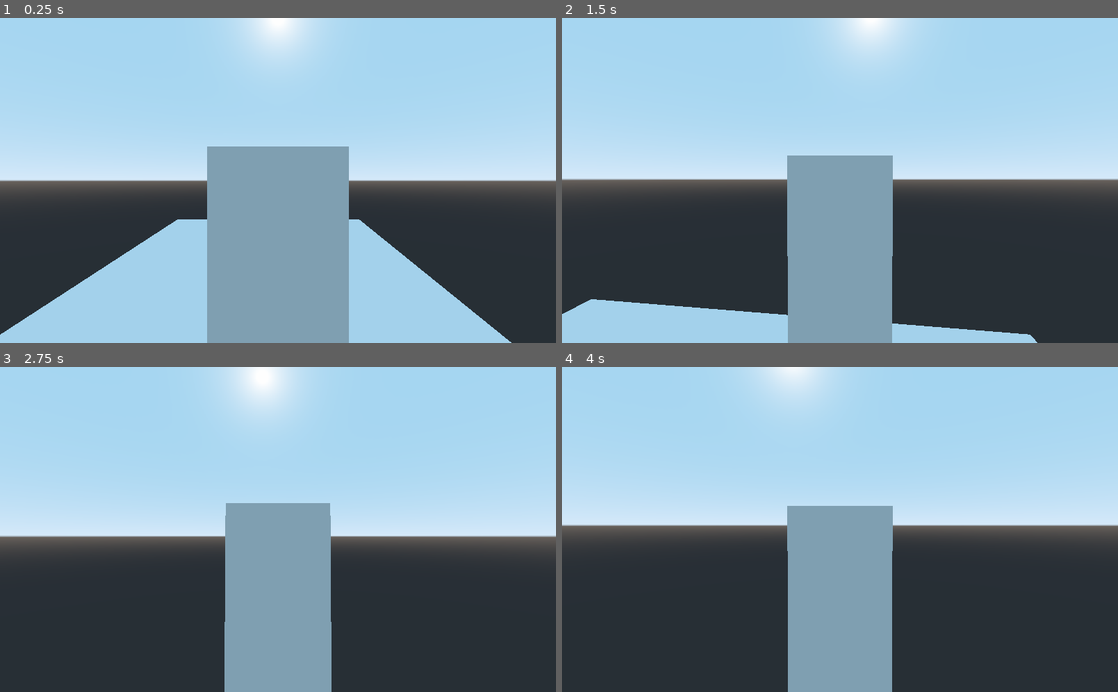
Above: before the commit, frames 1-4 (two rows, left to right).
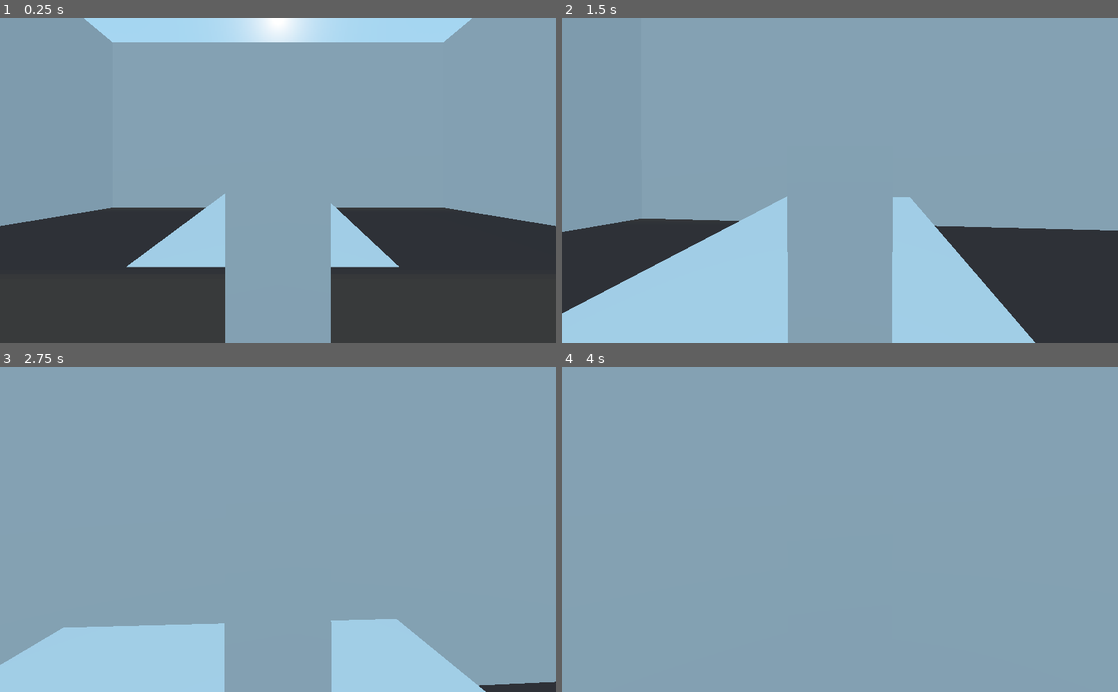
Above: after the commit, the same moments.

Repository: zolw-dom/godot-tps-controller
Game: Godot game, scene res://Maps/TestMap.tscn
Same seed, same stepped clock (60 frames per second), same inputs: the game is played once before the commit and once after it.
Inputs (mouse positions are in pixels of both pictures, inside the frame that each line leads up to):
- Up to frame 1 (0.25 s): no input
- Up to frame 2 (1.5 s): move the mouse to (867, 180) at 0.52 s; hold Up (ui_up) from 0.53 s (still down); tap Space (ui_select) at 0.77 s; move the mouse to (812, 180) at 1.27 s
- Up to frame 3 (2.75 s): keep holding Up (ui_up); tap Space (ui_select) at 1.52 s; move the mouse to (289, 523) at 2.02 s
- Up to frame 4 (4 s): keep holding Up (ui_up); move the mouse to (834, 536) at 2.77 s; tap Space (ui_select) at 3.02, 3.77 s; tap Enter at 3.5 s; move the mouse to (878, 532) at 3.52 s

The runs differ from the first frame. In frame 1, 65% of the frame differs, in the area x 0-100%, y 0-100%; in frame 2, 71%; in frame 3, 89%; in frame 4, 89%.

Commit message:
Added collision detection to camera and debug window

Diff:
--- a/Entities/Player.tscn
+++ b/Entities/Player.tscn
@@ -21,9 +21,13 @@
 
 [node name="Camera" type="Camera" parent="CameraPivot/CameraRod"]
 
+[node name="CameraRayCast" type="RayCast" parent="CameraPivot"]
+enabled = true
+collide_with_areas = true
+
 [node name="Model" type="Spatial" parent="."]
 
 [node name="Box" type="CSGBox" parent="Model"]
 width = 1.07781
-height = 3.37444
+height = 3.58479
 depth = 1.23696
--- /dev/null
+++ b/GUI/DebugWindow.tscn
@@ -0,0 +1,25 @@
+[gd_scene load_steps=2 format=2]
+
+[ext_resource path="res://Scripts/DebugData.gd" type="Script" id=1]
+
+[node name="DebugWindow" type="Control"]
+margin_right = 40.0
+margin_bottom = 40.0
+__meta__ = {
+"_edit_use_anchors_": false
+}
+
+[node name="DebugBackground" type="ColorRect" parent="."]
+visible = false
+color = Color( 0, 0, 0, 0.498039 )
+__meta__ = {
+"_edit_use_anchors_": false
+}
+
+[node name="DebugData" type="VBoxContainer" parent="."]
+visible = false
+margin_right = 103.424
+script = ExtResource( 1 )
+__meta__ = {
+"_edit_use_anchors_": false
+}
--- a/Maps/TestMap.tscn
+++ b/Maps/TestMap.tscn
@@ -1,28 +1,111 @@
-[gd_scene load_steps=2 format=2]
+[gd_scene load_steps=6 format=2]
 
 [ext_resource path="res://Entities/Player.tscn" type="PackedScene" id=1]
+[ext_resource path="res://GUI/DebugWindow.tscn" type="PackedScene" id=2]
+
+[sub_resource type="VisualShaderNodeColorConstant" id=1]
+constant = Color( 0.270588, 0.227451, 0.227451, 1 )
+
+[sub_resource type="VisualShader" id=2]
+code = "shader_type spatial;
+
+
+
+void vertex() {
+// Output:0
+
+}
+
+void fragment() {
+// Color:3
+	vec3 n_out3p0;
+	float n_out3p1;
+	n_out3p0 = vec3(0.270588,0.227451,0.227451);
+	n_out3p1 = 1.000000;
+
+// Output:0
+	ALBEDO = n_out3p0;
+
+}
+
+void light() {
+// Output:0
+
+}
+"
+graph_offset = Vector2( -158.4, -117.25 )
+nodes/fragment/0/position = Vector2( 400, 200 )
+nodes/fragment/3/node = SubResource( 1 )
+nodes/fragment/3/position = Vector2( 200, 200 )
+nodes/fragment/connections = PoolIntArray( 3, 0, 0, 0 )
+
+[sub_resource type="ShaderMaterial" id=3]
+shader = SubResource( 2 )
 
 [node name="World" type="Node"]
 
 [node name="Environment" type="Node" parent="."]
 
+[node name="DirectionalLight" type="DirectionalLight" parent="Environment"]
+transform = Transform( 1, 0, 0, 0, -0.707107, 0.707107, 0, -0.707107, -0.707107, 0, 32, 0 )
+light_color = Color( 0.811765, 0.792157, 0.298039, 1 )
+light_energy = 0.25
+shadow_enabled = true
+directional_shadow_mode = 1
+directional_shadow_depth_range = 1
+
 [node name="Entities" type="Node" parent="Environment"]
 
 [node name="Player" parent="Environment/Entities" instance=ExtResource( 1 )]
-transform = Transform( 1, 0, 0, 0, 1, 0, 0, 0, 1, 0, 5.10943, -21.1301 )
+transform = Transform( 1, 0, 0, 0, 1, 0, 0, 0, 1, 0, 2.10943, -0.1301 )
 
 [node name="Objects" type="Node" parent="Environment"]
 
 [node name="Floor" type="CSGBox" parent="Environment/Objects"]
 transform = Transform( 1, 0, 0, 0, 1, 0, 0, 0, 1, -0.00340748, 0, 0.0188484 )
 use_collision = true
+width = 40.0
+height = 1.0
+depth = 50.0
+material = SubResource( 3 )
+
+[node name="Ramp" type="CSGBox" parent="Environment/Objects"]
+transform = Transform( 0.999998, -0.00129338, -0.00133288, 0.00113351, 0.993521, -0.113646, 0.00147124, 0.113645, 0.99352, -0.553061, 1.17886, -15.6489 )
+use_collision = true
 width = 10.0
 height = 1.0
 depth = 20.0
 
-[node name="Floor2" type="CSGBox" parent="Environment/Objects"]
-transform = Transform( 0.999998, -0.00129338, -0.00133288, 0.00113351, 0.993521, -0.113646, 0.00147124, 0.113645, 0.99352, -0.553061, 2.17886, -21.6489 )
+[node name="Walls" type="Node" parent="Environment/Objects"]
+
+[node name="Wall" type="CSGBox" parent="Environment/Objects/Walls"]
+transform = Transform( 1, 0, 0, 0, -4.37114e-08, 1, 0, -1, -4.37114e-08, -0.00340748, 10, 25.0188 )
 use_collision = true
-width = 10.0
+width = 40.0
 height = 1.0
 depth = 20.0
+
+[node name="Wall2" type="CSGBox" parent="Environment/Objects/Walls"]
+transform = Transform( 1, 0, 0, 0, -4.37114e-08, 1, 0, -1, -4.37114e-08, -0.00340748, 10, -24.9812 )
+use_collision = true
+width = 40.0
+height = 1.0
+depth = 20.0
+
+[node name="Wall3" type="CSGBox" parent="Environment/Objects/Walls"]
+transform = Transform( -4.37114e-08, -1, -4.37114e-08, 0, -4.37114e-08, 1, -1, 4.37114e-08, 1.91069e-15, -20.0034, 10, 0.0187988 )
+use_collision = true
+width = 50.0
+height = 1.0
+depth = 20.0
+
+[node name="Wall4" type="CSGBox" parent="Environment/Objects/Walls"]
+transform = Transform( -4.37114e-08, -1, -4.37114e-08, 0, -4.37114e-08, 1, -1, 4.37114e-08, 1.91069e-15, 19.9966, 10, 0.0187988 )
+use_collision = true
+width = 50.0
+height = 1.0
+depth = 20.0
+
+[node name="UI" type="Node" parent="."]
+
+[node name="DebugWindow" parent="UI" instance=ExtResource( 2 )]
--- /dev/null
+++ b/Scripts/DebugData.gd
@@ -0,0 +1,47 @@
+extends VBoxContainer
+
+
+
+var labels = {}
+var background : ColorRect
+
+
+
+func _ready() -> void:
+	background = get_node("../DebugBackground")
+	var label_names = ["FPS", "POSITION", "MOVEMENT", "CAMERA_ZOOM"]
+	generate_debug_labels(label_names)
+
+	Signals.connect("debug_data", self, "update_debug_data")
+
+
+func _process(delta: float) -> void:
+	if Input.is_action_just_pressed("Debug Window"):
+		toggle_visibility()
+
+
+func toggle_visibility() -> void:
+	visible = not visible
+	background.visible = not background.visible
+
+
+func generate_debug_labels(label_names) -> void:
+	for name in label_names:
+		var label = Label.new()
+		add_child(label)
+		labels[name] = label
+
+
+func update_debug_data(name, value) -> void:
+	if name in labels:
+		labels[name].text = "%s: %s" % [name, format_value(value)]
+	background.rect_size = rect_size
+
+
+func format_value(value) -> String:
+	if typeof(value) == TYPE_VECTOR3:
+		return "(X: %5.2f,  Y: %5.2f,  Z: %5.2f)" % [value.x, value.y, value.z]
+	elif typeof(value) == TYPE_REAL:
+		return "%.2f" % value
+	else:
+		return str(value)
--- a/Scripts/Player.gd
+++ b/Scripts/Player.gd
@@ -22,7 +22,6 @@
 ######################
 
 func movement_logic() -> void:
-
 	if is_on_floor():
 		move()
 		land()
--- /dev/null
+++ b/Scripts/Signals.gd
@@ -0,0 +1,3 @@
+extends Node
+
+signal debug_data(name, value)
--- a/Scripts/TpsController.gd
+++ b/Scripts/TpsController.gd
@@ -14,13 +14,15 @@
 # Camera nodes
 var camera_pivot : Spatial
 var camera_rod : Spatial
+var camera_raycast : RayCast
 
 # Movement properties
 export var movement_speed : float = 400.0
 export var airbone_multiplier : float = 0.50
 export var jump_height : float = 400.0
 export var gravity : float = -20.0
-export var slide_value : float = 0.9
+export var slide_value : float = 0.90
+
 # Camera properties
 	# Camera movement
 export var mouse_sensitivity : float = 0.15
@@ -30,7 +32,8 @@
 export var camera_zoom : float = 3.0 setget set_camera_zoom
 func set_camera_zoom(value): camera_zoom = clamp(value, camera_min_zoom_distance, camera_max_zoom_distance)
 export var camera_min_zoom_distance : float = 3.0
-export var camera_max_zoom_distance : float = 10.0
+export var camera_max_zoom_distance : float = 15.0
+export var camera_zoom_step : float = 0.5
 
 # Cursor
 var is_cursor_visible setget set_is_cursor_visible, get_is_cursor_visible
@@ -44,8 +47,9 @@
 #####################
 
 func _ready() -> void:
-	camera_pivot = $"CameraPivot"
+	camera_pivot = get_node("CameraPivot")
 	camera_rod = camera_pivot.get_node("CameraRod")
+	camera_raycast = camera_pivot.get_node("CameraRayCast")
 
 	self.camera_zoom = self.camera_zoom
 
@@ -59,10 +63,14 @@
 
 func _physics_process(delta: float) -> void:
 	movement_logic()
-	camera_zoom()
-
-
-func _input(event : InputEvent):
+	camera_movement()
+
+	debug_fps()
+	debug_position(global_transform.origin)
+	debug_camera_zoom(camera_rod.transform.origin.z)
+
+
+func _unhandled_input(event: InputEvent) -> void:
 	process_mouse_input(event)
 
 
@@ -76,16 +84,19 @@
 
 func move() -> void:
 	var delta = get_process_delta_time()
+	var movement = velocity + movement_direction
 	var snapValue = Vector3() if is_jumping() else Vector3(0, -1, 0)
 
-	move_and_slide_with_snap((velocity + movement_direction) * delta, snapValue, Vector3.UP, true)
+	move_and_slide_with_snap(movement * delta, snapValue, Vector3.UP, true)
+	debug_movement(movement)
 
 
 func airborne_move() -> void:
 	var delta = get_process_delta_time()
-	var snapValue = Vector3() if is_jumping() else Vector3(0, -1, 0)
-
-	move_and_slide((velocity + movement_direction * airbone_multiplier) * delta, Vector3.UP, true)
+	var movement = velocity + (movement_direction * airbone_multiplier)
+
+	move_and_slide(movement * delta, Vector3.UP, true)
+	debug_movement(movement)
 
 
 func jump() -> void:
@@ -100,6 +111,7 @@
 func land() -> void:
 	velocity.x *= slide_value
 	velocity.z *= slide_value
+	velocity.y = 0
 
 
 
@@ -107,8 +119,14 @@
 #  Camera methods  #
 ####################
 
-func camera_zoom():
-	camera_rod.transform.origin.z += (self.camera_zoom - camera_rod.transform.origin.z) * 0.1
+func camera_movement():
+	camera_raycast.cast_to = camera_pivot.transform.origin
+	camera_raycast.cast_to.z = self.camera_zoom
+
+	if camera_raycast.is_colliding():
+		camera_rod.transform.origin.z = camera_pivot.global_transform.origin.distance_to(camera_raycast.get_collision_point())
+	else:
+		camera_rod.transform.origin.z += (self.camera_zoom - camera_rod.transform.origin.z) * 0.50
 
 
 func rotate_camera(camera_direction : Vector2) -> void:
@@ -153,14 +171,12 @@
 	elif event is InputEventMouseButton:
 		if event.is_pressed():
 			if event.button_index == BUTTON_WHEEL_UP:
-				self.camera_zoom -= 1
+				self.camera_zoom -= camera_zoom_step
 			if event.button_index == BUTTON_WHEEL_DOWN:
-				self.camera_zoom += 1
+				self.camera_zoom += camera_zoom_step
 
 
 func process_movement_input() -> void:
-	var oldGravity = movement_direction.y
-
 	var new_movement_direction = Vector3(
 		Input.get_action_strength("ui_right") - Input.get_action_strength("ui_left"),
 		0,
@@ -175,10 +191,28 @@
 	new_movement_direction.x *= movement_speed
 	new_movement_direction.z *= movement_speed
 
-	new_movement_direction.y = oldGravity;
-
 	self.movement_direction = new_movement_direction
 
 
 func is_jumping() -> bool:
 	return Input.is_action_pressed("ui_select")
+
+
+
+###################
+#  Debug methods  #
+###################
+func debug_data(name, value) -> void:
+	Signals.emit_signal("debug_data", name, value)
+
+func debug_fps() -> void:
+	debug_data("FPS", Engine.get_frames_per_second())
+
+func debug_position(position : Vector3) -> void:
+	debug_data("POSITION", position)
+
+func debug_movement(movement : Vector3) -> void:
+	debug_data("MOVEMENT", movement)
+
+func debug_camera_zoom(zoom_value : float) -> void:
+	debug_data("CAMERA_ZOOM", zoom_value)
--- a/project.godot
+++ b/project.godot
@@ -28,7 +28,20 @@
 
 config/name="tps-controller"
 run/main_scene="res://Maps/TestMap.tscn"
-config/icon="res://icon.png"
+
+[autoload]
+
+Signals="*res://Scripts/Signals.gd"
+
+[debug]
+
+gdscript/warnings/unused_variable=false
+gdscript/warnings/unused_argument=false
+gdscript/warnings/return_value_discarded=false
+
+[display]
+
+window/size/resizable=false
 
 [input]
 
@@ -60,7 +73,17 @@
 , Object(InputEventKey,"resource_local_to_scene":false,"resource_name":"","device":0,"alt":false,"shift":false,"control":false,"meta":false,"command":false,"pressed":false,"scancode":83,"unicode":0,"echo":false,"script":null)
  ]
 }
+"Debug Window"={
+"deadzone": 0.5,
+"events": [ Object(InputEventKey,"resource_local_to_scene":false,"resource_name":"","device":0,"alt":false,"shift":false,"control":false,"meta":false,"command":false,"pressed":false,"scancode":16777244,"unicode":0,"echo":false,"script":null)
+ ]
+}
+
+[locale]
+
+locale_filter=[ 1, [ "hu_HU", "ko" ] ]
 
 [rendering]
 
+quality/driver/driver_name="GLES2"
 environment/default_environment="res://default_env.tres"
